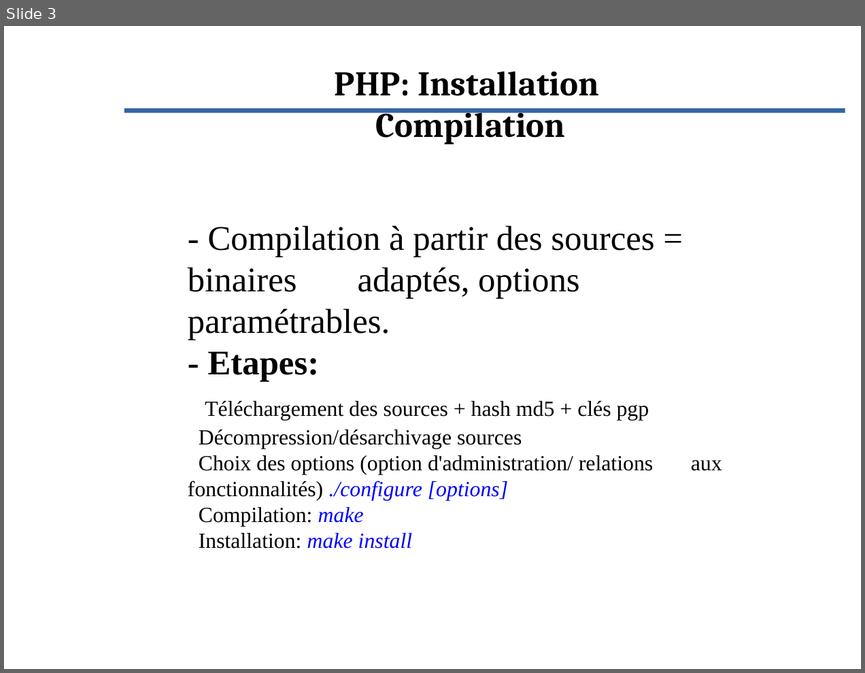
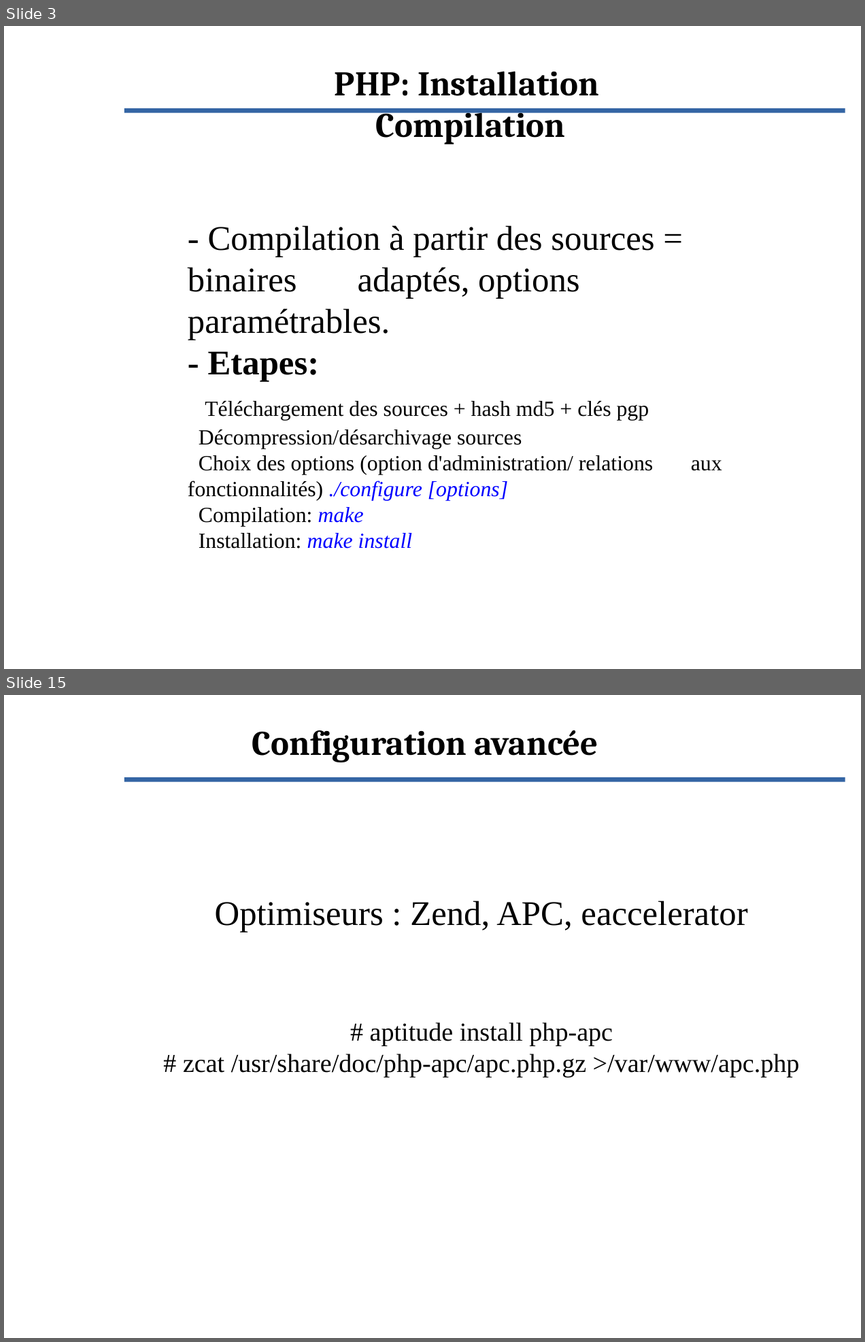
Before and after one commit to Evolix/evoformations, a slide deck: slides/php.odp. Shown one above the other, each under a label of ours: slide 3 before the commit, slides 3 and 15 after it; the slides between them are not shown. The pictures are 865x673 and 865x1342 pixels, drawn with LibreOffice and Linux fonts; fonts in the diff are those of the drawing; background and template pictures are left out. Boxes give left, top, right and bottom in pixels: in the first picture for what was removed or moved away, otherwise in the second. Text is boxed around its words. In the diff, an @@ line names an element or a change of style, - is before the commit and + after.

```diff
--- a/slides/php.odp
+++ b/slides/php.odp
@@ slide 15 added at (4, 695, 861, 1338), background picture (left out); not listed: 1 template element that a slide beside it also shows @@
@@ title added at (252, 730, 598, 762), 32 pt, text #000000, bold @@
+Configuration avancée
@@ subtitle added at (183, 900, 800, 1077), 24 pt, text #000000 @@
+Optimiseurs : Zend, APC, eaccelerator
+# aptitude install php-apc
+# zcat /usr/share/doc/php-apc/apc.php.gz >/var/www/apc.php
```
Also in this commit, not shown: 11 slides changed, 2 other slides added, 2 other files.
